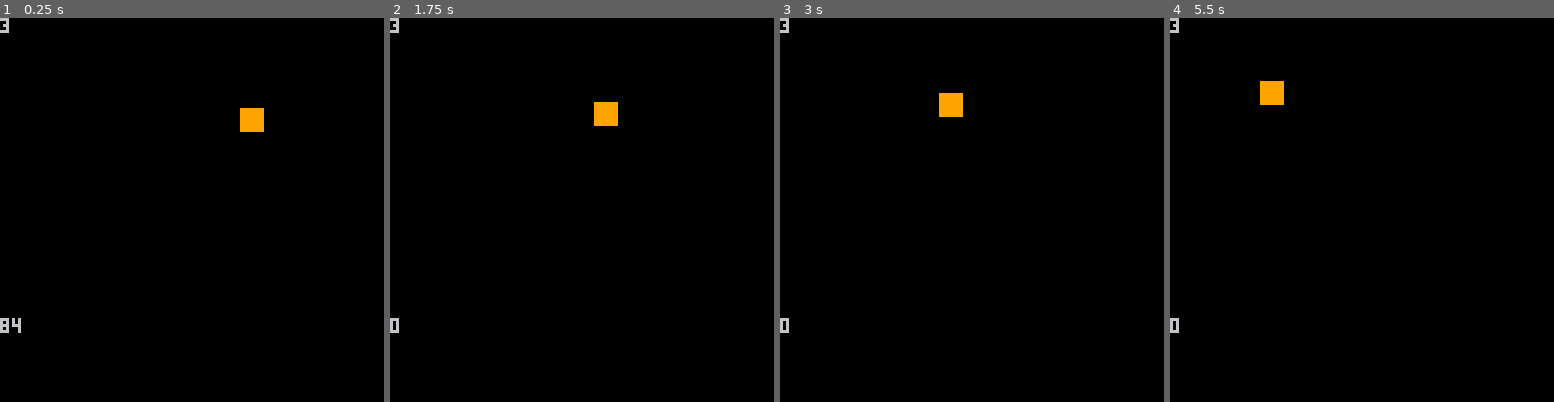
Above: before the commit, frames 1-4 (left to right).
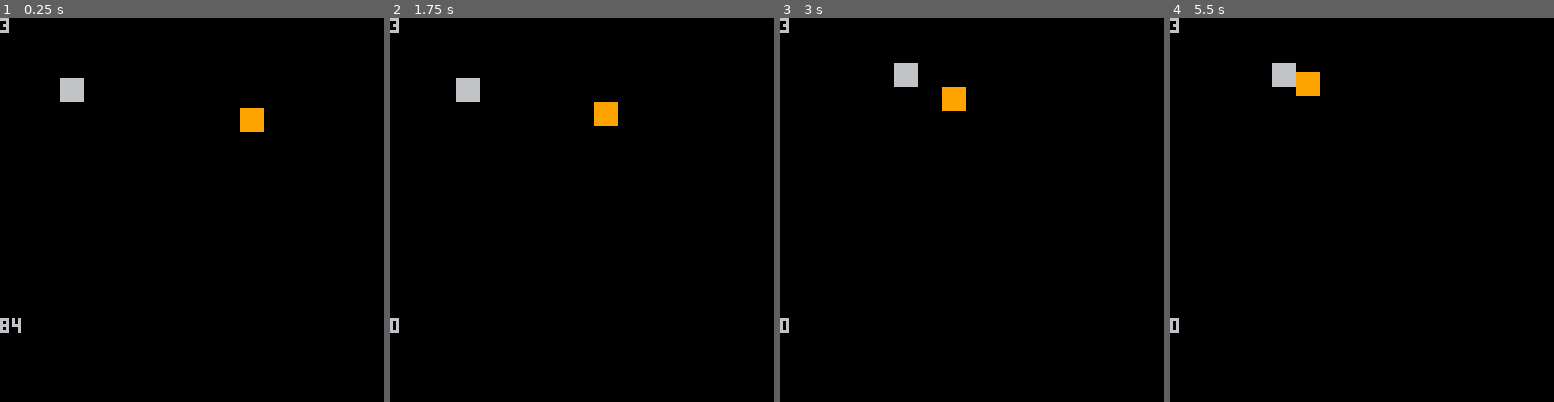
Above: after the commit, the same moments.

Repository: akbiggs/Scuffle
Game: PICO-8 cartridge scuffle.p8
Same seed, same stepped clock (60 frames per second), same inputs: the game is played once before the commit and once after it.
Inputs:
- Up to frame 1 (0.25 s): no input
- Up to frame 2 (1.75 s): tap X (X key) at 0.33, 1.07 s; tap O (Z key) at 0.7, 1.7 s; hold Right from 1.6 s (still down)
- Up to frame 3 (3 s): tap X (X key) at 1.85, 2.97 s; release Right at 2.1 s; tap O (Z key) at 2.1, 2.5, 2.9 s; hold Up 2.15-2.42 s; hold Right from 2.47 s (still down)
- Up to frame 4 (5.5 s): release Right at 3.03 s; hold Left 3.08-3.58 s; tap O (Z key) every 0.4 s from 3.3 to 5.3 s; hold Down 3.63-3.97 s; hold Right 4.02-4.68 s; tap X (X key) at 4.08, 5.2 s; hold Up 4.73-5.03 s; hold Left from 5.08 s (still down)

The runs differ from the first frame. In frame 1, 0.4% of the frame differs, in the area x 15-22%, y 15-22%; in frame 2, 0.4%; in frame 3, 0.7%; in frame 4, 1.1%, in the area x 23-40%, y 11-23%.

Commit message:
basic player movement

Diff:
--- a/scuffle.p8
+++ b/scuffle.p8
@@ -118,6 +118,8 @@
 end
 
 function vec:normalized()
+  local mag = self:mag()
+  if (mag == 0) return vec(0, 0)
   return self / self:mag()
 end
 
@@ -485,11 +487,15 @@
     player, bullets)
   self.cooldown = max(0,
       self.cooldown - 1)
+
+  -- measure distance
   local direc = player.pos -
       self.pos
   local attack_dist = 0.01
   local wants_attack =
       direc:mag() <= attack_dist
+
+  -- states
   if not wants_attack then
     self:walk_towards(player)
   elseif self.cooldown <= 0 then
@@ -513,12 +519,50 @@
 
 local state = {}
 
+local player = class.build()
+
+function player:_init(pos)
+  self.pos = vec(pos)
+  self.vel = vec(0, 0)
+  self.life = 3
+  self.invuln_cooldown = 100
+  self.left = false
+end
+
+function player:vulnerable()
+  return (
+      self.invuln_cooldown
+      <= 0)
+end
+
+function player:update(bullets)
+  self.vel = vec(0, 0)
+
+  local direc = vec(0, 0)
+
+  if (btn(⬅️)) direc.x = -1
+  if (btn(➡️)) direc.x = 1
+  if (btn(⬆️)) direc.y = -1
+  if (btn(⬇️)) direc.y = 1
+
+  direc = direc:normalized()
+
+  local speed = 0.3
+  self.vel = direc * speed
+
+  self.pos += self.vel
+end
+
+function player:draw()
+  spr(2, self.pos.x, self.pos.y,
+      1, 1,
+      self.left)
+end
+
 function reset()
   -- mock
-  state.player = {
-    pos=vec(20, 20),
-    life=3,
-  }
+  state.player = player(
+      vec(20, 20))
 
   state.enemies = {
     walker(vec(80, 30))
@@ -532,6 +576,8 @@
 
 function _update60()
   -- player
+  state.player:update(
+      state.bullets)
 
   -- enemies
   for e in all(state.enemies)
@@ -547,6 +593,12 @@
 
     if b.is_enemy then
       b:collide(state.player)
+    else
+      for e in all(
+          state.enemies)
+      do
+        b:collide(e)
+      end
     end
   end
 
@@ -563,20 +615,22 @@
     e:draw()
   end
 
+  state.player:draw()
+
   for b in all(state.bullets)
   do
     b:draw()
   end
 end
 __gfx__
-00000000999999990000000000000000000000000000000000000000000000000000000000000000000000000000000000000000000000000000000000000000
-00000000999999990000000000000000000000000000000000000000000000000000000000000000000000000000000000000000000000000000000000000000
-00700700999999990000000000000000000000000000000000000000000000000000000000000000000000000000000000000000000000000000000000000000
-00077000999999990000000000000000000000000000000000000000000000000000000000000000000000000000000000000000000000000000000000000000
-00077000999999990000000000000000000000000000000000000000000000000000000000000000000000000000000000000000000000000000000000000000
-00700700999999990000000000000000000000000000000000000000000000000000000000000000000000000000000000000000000000000000000000000000
-00000000999999990000000000000000000000000000000000000000000000000000000000000000000000000000000000000000000000000000000000000000
-00000000999999990000000000000000000000000000000000000000000000000000000000000000000000000000000000000000000000000000000000000000
+00000000999999996666666600000000000000000000000000000000000000000000000000000000000000000000000000000000000000000000000000000000
+00000000999999996666666600000000000000000000000000000000000000000000000000000000000000000000000000000000000000000000000000000000
+00700700999999996666666600000000000000000000000000000000000000000000000000000000000000000000000000000000000000000000000000000000
+00077000999999996666666600000000000000000000000000000000000000000000000000000000000000000000000000000000000000000000000000000000
+00077000999999996666666600000000000000000000000000000000000000000000000000000000000000000000000000000000000000000000000000000000
+00700700999999996666666600000000000000000000000000000000000000000000000000000000000000000000000000000000000000000000000000000000
+00000000999999996666666600000000000000000000000000000000000000000000000000000000000000000000000000000000000000000000000000000000
+00000000999999996666666600000000000000000000000000000000000000000000000000000000000000000000000000000000000000000000000000000000
 00000000000000000000000000000000000000000000000000000000000000000000000000000000000000000000000000000000000000000000000000000000
 06666660000000000000000000000000000000000000000000000000000000000000000000000000000000000000000000000000000000000000000000000000
 00000000066666600000000000000000000000000000000000000000000000000000000000000000000000000000000000000000000000000000000000000000
